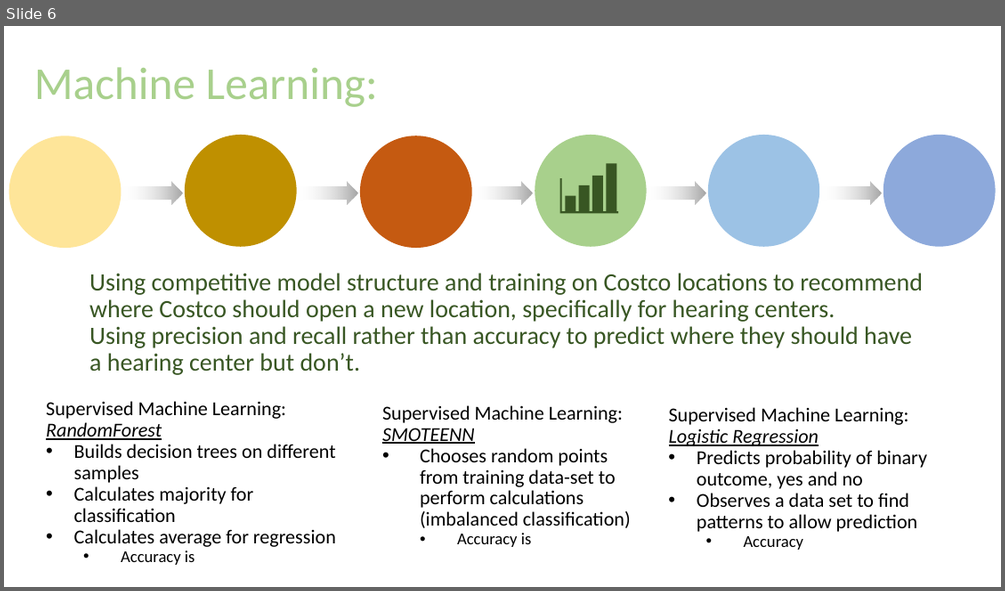
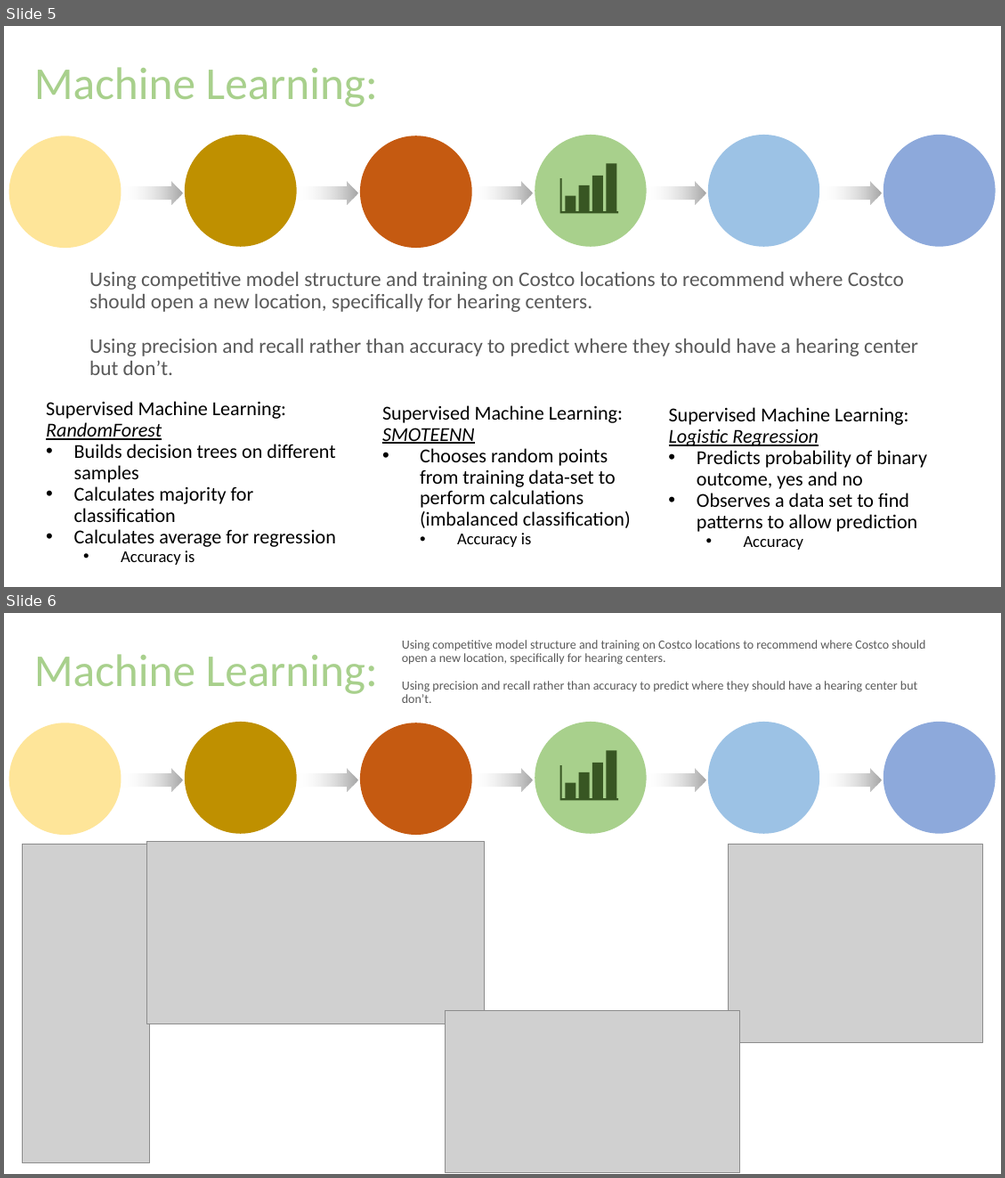
Before and after one commit to JaxWil24/Hearing_Aid_Accessibility, a slide deck: Presentation/FP_Powerpoint.pptx. Shown one above the other, each under a label of ours: slide 6 before the commit, slides 5 and 6 after it. The pictures are 1005x591 and 1005x1178 pixels, drawn with LibreOffice and Linux fonts; fonts in the diff are those of the drawing; grey boxes stand for pictures. Boxes give left, top, right and bottom in pixels: in the first picture for what was removed or moved away, otherwise in the second. Text is boxed around its words. In the diff, an @@ line names an element or a change of style, - is before the commit and + after.

```diff
--- a/Presentation/FP_Powerpoint.pptx
+++ b/Presentation/FP_Powerpoint.pptx
@@ slide 6 added at [4,613,1001,1174], background #FFFFFF; not listed: 17 template elements that a slide beside it also shows @@
@@ text added at [34,654,378,694], 44 pt, text #A8D08C @@
+Machine Learning:
@@ text added at [402,640,925,703], 12 pt, text #595959 @@
+Using competitive model structure and training on Costco locations to recommend where Costco should open a new location, specifically for hearing centers.
+Using precision and recall rather than accuracy to predict where they should have a hearing center but don’t.
@@ group added at [560,751,619,801]: 4 rectangles, 1 freeform shape @@
@@ picture added at [23,844,150,1163] @@
@@ picture added at [146,841,484,1023] @@
@@ picture added at [728,844,983,1042] @@
@@ picture added at [445,1010,739,1172] @@
@@ what was slide 6 is now slide 5 @@
@@ slide 5 changed as well @@
@@ text "Using competitive model structure and ..." at [89,272,918,375]: size 24 to 20 pt, text colour #385723 to #595959 @@
```
Also in this commit, not shown: 7 other slides changed, 2 other slides added, 2 slides removed.
